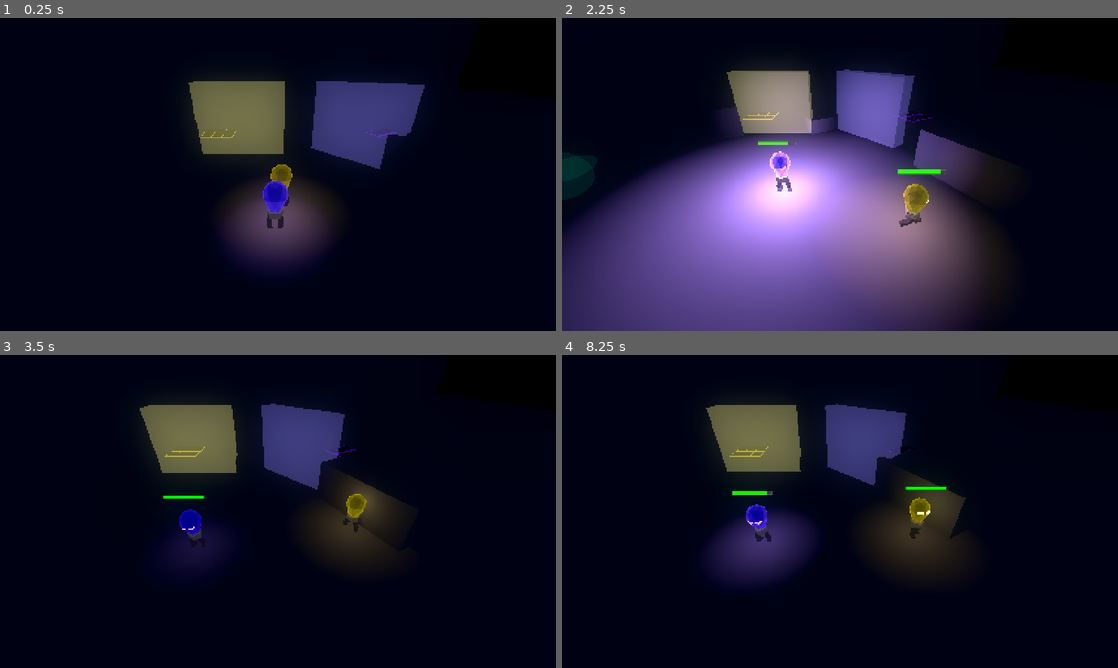
Above: before the commit, frames 1-4 (two rows, left to right).
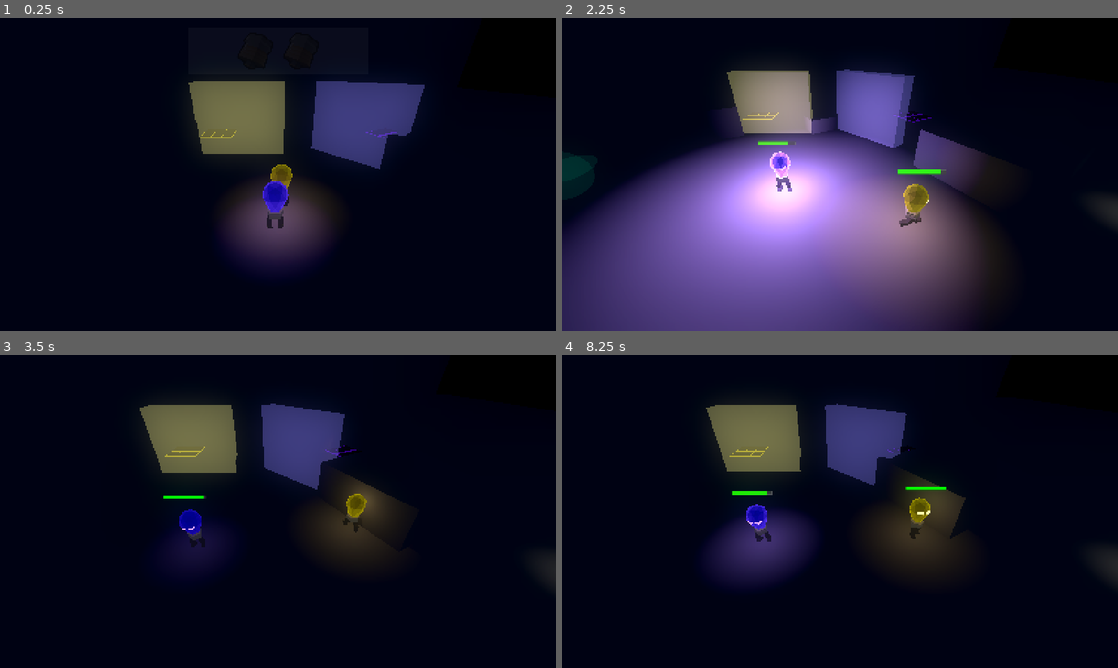
Above: after the commit, the same moments.

Repository: LowPolyFreak/EllieDeesAdventure
Game: Godot game, scene res://Scenes/main.tscn
Same seed, same stepped clock (60 frames per second), same inputs: the game is played once before the commit and once after it.
Inputs:
- Up to frame 1 (0.25 s): no input
- Up to frame 2 (2.25 s): hold D (right_p1) 0.53-1.28 s; tap Down (down_p2) at 0.6 s; tap Space (jump_p1) at 0.77, 1.52 s; hold S (down_p1) 1.28-2.03 s; tap Shift (glow_p1) at 1.35 s; hold D (right_p1) from 2.03 s (still down); tap Keypad 0 (glow_p2) at 2.1 s
- Up to frame 3 (3.5 s): release D (right_p1) at 2.78 s; hold W (up_p1) from 2.78 s (still down); tap E (interact) at 2.85 s; tap Space (jump_p1) at 3.02 s
- Up to frame 4 (8.25 s): release W (up_p1) at 3.53 s; hold A (left_p1) 3.53-5.03 s; tap Left (left_p2) at 3.6 s; tap Space (jump_p1) at 3.77, 4.52, 6.02, 6.77, 7.52 s; tap Right (right_p2) at 4.35 s; hold S (down_p1) 5.03-5.78 s; tap Up (up_p2) at 5.1 s; hold D (right_p1) 5.78-6.53 s; tap Down (down_p2) at 5.85 s; hold W (up_p1) 6.53-7.28 s; tap Shift (glow_p1) at 6.6 s; hold D (right_p1) 7.28-8.03 s; tap Keypad 0 (glow_p2) at 7.35 s; hold S (down_p1) from 8.03 s (still down); hold E (interact) from 8.03 s (still down)

The runs differ from the first frame. In frame 2, 0.2% of the frame differs, in the area x 96-100%, y 58-66%; in frame 3, 0.1%; in frame 4, 0.2%, in the area x 96-100%, y 62-73%.

Commit message:
Fuse and ghost polish

Diff:
--- /dev/null
+++ b/Scenes/UI/fuse_collected.tscn
@@ -0,0 +1,7 @@
+[gd_scene load_steps=2 format=3 uid="uid://bhilcw3j6k575"]
+
+[ext_resource type="Texture2D" uid="uid://c1pdjo058c2q8" path="res://Textures/Fuse_Render.png" id="1_lgx0r"]
+
+[node name="FuseCollected" type="TextureRect"]
+texture = ExtResource("1_lgx0r")
+expand_mode = 3
--- /dev/null
+++ b/Scenes/UI/fuse_not_collected.tscn
@@ -0,0 +1,8 @@
+[gd_scene load_steps=2 format=3 uid="uid://dtbv247qb2gsh"]
+
+[ext_resource type="Texture2D" uid="uid://c1pdjo058c2q8" path="res://Textures/Fuse_Render.png" id="1_ncvin"]
+
+[node name="FuseNotCollected" type="TextureRect"]
+modulate = Color(0.12, 0.12, 0.12, 0.52549)
+texture = ExtResource("1_ncvin")
+expand_mode = 3
--- a/Scenes/ellie.tscn
+++ b/Scenes/ellie.tscn
@@ -139,17 +139,17 @@
 [node name="EllieModel" parent="." instance=ExtResource("2_mu1gt")]
 
 [node name="Skeleton3D" parent="EllieModel/Armature" index="0"]
-bones/0/position = Vector3(0.0119382, 0.475336, -0.0301613)
-bones/0/rotation = Quaternion(-0.00971032, -0.00219071, -0.00154972, 0.999949)
-bones/1/rotation = Quaternion(0.0578403, -0.151149, 0.970396, 0.179275)
+bones/0/position = Vector3(0.0121967, 0.474393, -0.0310954)
+bones/0/rotation = Quaternion(-0.0194506, -0.00289059, -0.00164827, 0.999805)
+bones/1/rotation = Quaternion(0.0605107, -0.161028, 0.968314, 0.181044)
 bones/1/scale = Vector3(1, 1, 1)
-bones/2/rotation = Quaternion(0.477832, -0.00376611, 0.223334, 0.849579)
-bones/3/rotation = Quaternion(-0.873311, -0.0153211, -0.0257289, 0.486242)
+bones/2/rotation = Quaternion(0.48169, -0.00375433, 0.225138, 0.84692)
+bones/3/rotation = Quaternion(-0.875106, -0.013935, -0.0248939, 0.48309)
 bones/3/scale = Vector3(1, 1, 1)
-bones/4/rotation = Quaternion(-0.0370894, -0.157955, 0.975621, -0.14778)
+bones/4/rotation = Quaternion(-0.0373008, -0.168887, 0.973706, -0.148264)
 bones/4/scale = Vector3(1, 1, 1)
-bones/5/rotation = Quaternion(0.486752, 0.00373867, -0.227503, 0.843387)
-bones/6/rotation = Quaternion(-0.880126, 0.020102, 0.0645014, 0.469909)
+bones/5/rotation = Quaternion(0.491023, 0.00372528, -0.2295, 0.840364)
+bones/6/rotation = Quaternion(-0.88199, 0.0190852, 0.0653347, 0.466327)
 bones/6/scale = Vector3(1, 1, 1)
 bones/7/position = Vector3(-0.187498, 0.245262, -0.282433)
 bones/8/position = Vector3(-0.170884, 0.0506439, 0.0332276)
@@ -162,7 +162,7 @@
 bones/10/scale = Vector3(1, 1, 1)
 
 [node name="BoneAttachment3D" parent="EllieModel/Armature/Skeleton3D" index="0"]
-transform = Transform3D(0.999986, 0.00314183, -0.00435109, -0.00305674, 0.999807, 0.0194265, 0.00441129, -0.0194129, 0.999802, 0.0119382, 0.475336, -0.0301613)
+transform = Transform3D(0.999978, 0.00340835, -0.00571593, -0.00318346, 0.999238, 0.0389032, 0.00584417, -0.0388841, 0.999227, 0.0121967, 0.474393, -0.0310954)
 
 [node name="OmniLight3D" parent="EllieModel/Armature/Skeleton3D/BoneAttachment3D" index="0"]
 light_energy = 0.25
--- /dev/null
+++ b/Scenes/fuse.tscn
@@ -0,0 +1,110 @@
+[gd_scene load_steps=9 format=3 uid="uid://bmvm5axb2vbpd"]
+
+[ext_resource type="PackedScene" uid="uid://cudcc56j72mde" path="res://Models/Fuse.glb" id="1_h4op5"]
+[ext_resource type="Script" path="res://Scripts/fuse.gd" id="1_jno4j"]
+[ext_resource type="PackedScene" uid="uid://dv2n1140vgyl3" path="res://VFX/collectible_vfx.tscn" id="2_fux8l"]
+[ext_resource type="AudioStream" uid="uid://ddmrgnsuukkah" path="res://Audio/SFX/PUZZLE_Success_Bright_Voice_Two_Note_Fast_Delay_stereo.wav" id="4_dae5w"]
+
+[sub_resource type="SphereShape3D" id="SphereShape3D_502bw"]
+radius = 1.0
+
+[sub_resource type="Animation" id="Animation_su1px"]
+length = 0.001
+tracks/0/type = "value"
+tracks/0/imported = false
+tracks/0/enabled = false
+tracks/0/path = NodePath("Center:position")
+tracks/0/interp = 1
+tracks/0/loop_wrap = true
+tracks/0/keys = {
+"times": PackedFloat32Array(0),
+"transitions": PackedFloat32Array(1),
+"update": 0,
+"values": [Vector3(0, 0.596607, 0)]
+}
+tracks/1/type = "value"
+tracks/1/imported = false
+tracks/1/enabled = false
+tracks/1/path = NodePath("Center:rotation")
+tracks/1/interp = 1
+tracks/1/loop_wrap = true
+tracks/1/keys = {
+"times": PackedFloat32Array(0),
+"transitions": PackedFloat32Array(1),
+"update": 0,
+"values": [Vector3(0, 0, -0.284366)]
+}
+
+[sub_resource type="Animation" id="Animation_n85ud"]
+resource_name = "idle"
+length = 3.0
+loop_mode = 1
+tracks/0/type = "value"
+tracks/0/imported = false
+tracks/0/enabled = true
+tracks/0/path = NodePath("Center:position")
+tracks/0/interp = 2
+tracks/0/loop_wrap = true
+tracks/0/keys = {
+"times": PackedFloat32Array(0, 1.5),
+"transitions": PackedFloat32Array(1, 1),
+"update": 0,
+"values": [Vector3(0, 0.596607, 0), Vector3(0, 0.802695, 0)]
+}
+tracks/1/type = "value"
+tracks/1/imported = false
+tracks/1/enabled = true
+tracks/1/path = NodePath("Center:rotation")
+tracks/1/interp = 1
+tracks/1/loop_wrap = true
+tracks/1/keys = {
+"times": PackedFloat32Array(0, 3),
+"transitions": PackedFloat32Array(1, 1),
+"update": 0,
+"values": [Vector3(0, 0, -0.284366), Vector3(0, 6.26573, -0.284489)]
+}
+
+[sub_resource type="AnimationLibrary" id="AnimationLibrary_1gs8x"]
+_data = {
+"RESET": SubResource("Animation_su1px"),
+"idle": SubResource("Animation_n85ud")
+}
+
+[node name="Fuse" type="Area3D"]
+collision_mask = 2
+script = ExtResource("1_jno4j")
+
+[node name="IdleLight" type="OmniLight3D" parent="."]
+transform = Transform3D(1, -1.06534e-08, -9.00774e-16, 1.06534e-08, 1, 8.45528e-08, 0, -8.45528e-08, 1, -0.422835, 1.36938, 0.777619)
+light_color = Color(0.798701, 0.782269, 0.714511, 1)
+light_energy = 0.2
+omni_range = 2.5
+
+[node name="Center" type="Node3D" parent="."]
+transform = Transform3D(-0.594176, -0.173721, -0.785351, -0.280625, 0.959817, -5.15129e-08, 0.753794, 0.220389, -0.619051, 0, 0.76047, 0)
+
+[node name="Fuse2" parent="Center" instance=ExtResource("1_h4op5")]
+transform = Transform3D(1, 0, 0, 0, 1, 0, 0, 0, 1, 0, -0.413927, 0)
+
+[node name="CollectibleVFX" parent="Center" instance=ExtResource("2_fux8l")]
+
+[node name="CollisionShape3D" type="CollisionShape3D" parent="."]
+transform = Transform3D(1, 0, 0, 0, 1, 0, 0, 0, 1, 0, 0.641543, 0)
+shape = SubResource("SphereShape3D_502bw")
+
+[node name="AnimationPlayer" type="AnimationPlayer" parent="."]
+libraries = {
+"": SubResource("AnimationLibrary_1gs8x")
+}
+autoplay = "idle"
+
+[node name="CollectedSFX" type="AudioStreamPlayer3D" parent="."]
+stream = ExtResource("4_dae5w")
+volume_db = -10.0
+pitch_scale = 0.7
+
+[node name="OmniLight3D" type="OmniLight3D" parent="."]
+transform = Transform3D(1, 0, 0, 0, 1, 0, 0, 0, 1, 0, 0.797057, 0)
+visible = false
+
+[connection signal="body_entered" from="." to="." method="_on_body_entered"]
--- a/Scenes/main.tscn
+++ b/Scenes/main.tscn
@@ -1,14 +1,18 @@
-[gd_scene load_steps=22 format=3 uid="uid://d77j3ls5t155"]
+[gd_scene load_steps=26 format=3 uid="uid://d77j3ls5t155"]
 
 [ext_resource type="Script" path="res://Scripts/main.gd" id="1_oa6h7"]
 [ext_resource type="PackedScene" uid="uid://csgj0877gbjpp" path="res://Scenes/ellie.tscn" id="1_tsqy0"]
 [ext_resource type="PackedScene" uid="uid://b004s5usrh0un" path="res://Scenes/dee.tscn" id="2_2yub6"]
+[ext_resource type="PackedScene" uid="uid://bmvm5axb2vbpd" path="res://Scenes/fuse.tscn" id="2_dthhh"]
 [ext_resource type="Script" path="res://Scripts/camera_follow.gd" id="3_8lji5"]
 [ext_resource type="PackedScene" uid="uid://cttyrmjn3obow" path="res://Scenes/solar_pannel_ellie.tscn" id="5_deuj4"]
 [ext_resource type="PackedScene" uid="uid://bpq6npjirkduk" path="res://Scenes/solar_pannel_dee.tscn" id="6_wtyoi"]
 [ext_resource type="PackedScene" uid="uid://c8g6p70g0qwmw" path="res://Scenes/barrier_ellie.tscn" id="7_aqcey"]
 [ext_resource type="PackedScene" uid="uid://cm6g8i7fyfbro" path="res://Scenes/barrier_dee.tscn" id="8_ku7kt"]
 [ext_resource type="PackedScene" uid="uid://bdpxo5mey5nkd" path="res://Scenes/ghost.tscn" id="9_4mx7m"]
+[ext_resource type="Script" path="res://Scripts/fuse_container.gd" id="10_p4jaq"]
+[ext_resource type="PackedScene" uid="uid://bhilcw3j6k575" path="res://Scenes/UI/fuse_collected.tscn" id="11_3lmyk"]
+[ext_resource type="PackedScene" uid="uid://dtbv247qb2gsh" path="res://Scenes/UI/fuse_not_collected.tscn" id="12_y6hrj"]
 
 [sub_resource type="ProceduralSkyMaterial" id="ProceduralSkyMaterial_75w87"]
 sky_horizon_color = Color(0.64625, 0.65575, 0.67075, 1)
@@ -149,6 +153,14 @@
 [node name="CollisionShape3D" type="CollisionShape3D" parent="BG/Block2/StaticBody3D"]
 shape = SubResource("ConcavePolygonShape3D_ts4oa")
 
+[node name="Collectibles" type="Node3D" parent="." groups=["CollectibleCtn"]]
+
+[node name="Fuse" parent="Collectibles" instance=ExtResource("2_dthhh")]
+transform = Transform3D(1, 0, 0, 0, 1, 0, 0, 0, 1, 14.0094, 4.76837e-07, 1.58887)
+
+[node name="Fuse2" parent="Collectibles" instance=ExtResource("2_dthhh")]
+transform = Transform3D(1, 0, 0, 0, 1, 0, 0, 0, 1, 19.1519, 4.76837e-07, 5.39434)
+
 [node name="Ellie" parent="." instance=ExtResource("1_tsqy0")]
 transform = Transform3D(1, 0, 0, 0, 1, 0, 0, 0, 1, 0.0142994, 0, -1.2378)
 
@@ -222,6 +234,68 @@
 [node name="Marker3D3" type="Marker3D" parent="Patrol_Points/level_1_1"]
 transform = Transform3D(1, 0, 0, 0, 1, 0, 0, 0, 1, -8.41528, 0, 6)
 
+[node name="UI" type="Control" parent="."]
+layout_mode = 3
+anchors_preset = 15
+anchor_right = 1.0
+anchor_bottom = 1.0
+grow_horizontal = 2
+grow_vertical = 2
+
+[node name="MarginContainer" type="MarginContainer" parent="UI"]
+layout_mode = 1
+anchors_preset = 15
+anchor_right = 1.0
+anchor_bottom = 1.0
+grow_horizontal = 2
+grow_vertical = 2
+theme_override_constants/margin_left = 10
+theme_override_constants/margin_top = 10
+theme_override_constants/margin_right = 10
+theme_override_constants/margin_bottom = 10
+
+[node name="FuseBar" type="Control" parent="UI/MarginContainer"]
+custom_minimum_size = Vector2(200, 30)
+layout_mode = 2
+size_flags_horizontal = 4
+size_flags_vertical = 0
+
+[node name="ColorRect" type="ColorRect" parent="UI/MarginContainer/FuseBar"]
+layout_mode = 1
+anchors_preset = 15
+anchor_right = 1.0
+anchor_bottom = 1.0
+offset_left = 31.0
+offset_top = -3.0
+offset_right = -31.0
+offset_bottom = 3.0
+grow_horizontal = 2
+grow_vertical = 2
+color = Color(1, 1, 1, 0.0392157)
+
+[node name="FuseContainer" type="HBoxContainer" parent="UI/MarginContainer/FuseBar"]
+layout_mode = 1
+anchors_preset = 15
+anchor_right = 1.0
+anchor_bottom = 1.0
+grow_horizontal = 2
+grow_vertical = 2
+theme_override_constants/separation = 5
+alignment = 1
+script = ExtResource("10_p4jaq")
+
+[node name="FuseCollected" parent="UI/MarginContainer/FuseBar/FuseContainer" instance=ExtResource("11_3lmyk")]
+layout_mode = 2
+
+[node name="FuseCollected2" parent="UI/MarginContainer/FuseBar/FuseContainer" instance=ExtResource("11_3lmyk")]
+layout_mode = 2
+
+[node name="FuseNotCollected" parent="UI/MarginContainer/FuseBar/FuseContainer" instance=ExtResource("12_y6hrj")]
+layout_mode = 2
+
+[node name="FuseNotCollected2" parent="UI/MarginContainer/FuseBar/FuseContainer" instance=ExtResource("12_y6hrj")]
+layout_mode = 2
+
 [connection signal="timeout" from="CameraFollow/UpdateTimer" to="CameraFollow" method="_on_update_timer_timeout"]
 
 [editable path="Ghost"]
--- a/Scenes/solar_pannel_ellie.tscn
+++ b/Scenes/solar_pannel_ellie.tscn
@@ -60,7 +60,8 @@
 transform = Transform3D(1, 0, 0, 0, 1, 0, 0, 0, 1, 0, 4.51504, 0)
 visible = false
 light_energy = 3.0
-omni_range = 20.0
+shadow_enabled = true
+omni_range = 12.0
 
 [node name="SubViewport" type="SubViewport" parent="."]
 disable_3d = true
--- a/Scripts/chase_component.gd
+++ b/Scripts/chase_component.gd
@@ -12,11 +12,8 @@
 
 
 func _ready():
-	printt(target, user)
 	if !target:
-		print("no target, looking for group")
 		target = get_tree().get_first_node_in_group(fallback_target_group)
-		print(target)
 	if !enable_on_load:
 		leave_state()
 
--- a/Scripts/follow_behind.gd
+++ b/Scripts/follow_behind.gd
@@ -43,5 +43,4 @@
 		else:
 			update_timer.start(update_time)
 	else:
-		print("No target to follow, stopping!")
 		active = false
--- /dev/null
+++ b/Scripts/fuse.gd
@@ -0,0 +1,22 @@
+extends Area3D
+
+const COLLECTING_VFX = preload("res://VFX/collecting_vfx.tscn")
+
+var collected: bool
+
+
+func _on_body_entered(body):
+	if body is Player and !collected:
+		$CollectedSFX.play()
+		collected = true
+		Globals.fuse_collected += 1
+		$Center.hide()
+		$OmniLight3D.show()
+		var collect_vfx = COLLECTING_VFX.instantiate()
+		add_child(collect_vfx)
+		collect_vfx.global_position = $Center.global_position
+		collect_vfx.emitting = true
+		var tween = create_tween()
+		tween.tween_property($OmniLight3D, "light_energy", 0.0, 1)
+		await tween.finished
+		queue_free()
--- /dev/null
+++ b/Scripts/fuse_container.gd
@@ -0,0 +1,31 @@
+extends HBoxContainer
+
+const FUSE_COLLECTED = preload("res://Scenes/UI/fuse_collected.tscn")
+const FUSE_NOT_COLLECTED = preload("res://Scenes/UI/fuse_not_collected.tscn")
+
+var collectible_ctn: Node3D
+var total_fuses: int
+
+@onready var fuse_bar = $".."
+
+# Called when the node enters the scene tree for the first time.
+func _ready():
+	collectible_ctn = get_tree().get_first_node_in_group("CollectibleCtn")
+	Globals.fuse_just_collected.connect(update_fuse_bar)
+	update_fuse_bar()
+
+
+func update_fuse_bar():
+	fuse_bar.modulate.a = 1.0
+	for i in get_children():
+		i.queue_free()
+	total_fuses = collectible_ctn.get_child_count()
+	for i in Globals.fuse_collected:
+		var collected_ui = FUSE_COLLECTED.instantiate()
+		add_child(collected_ui)
+	for i in total_fuses - Globals.fuse_collected:
+		var not_collected_ui = FUSE_NOT_COLLECTED.instantiate()
+		add_child(not_collected_ui)
+	await get_tree().create_timer(1).timeout
+	var tween = create_tween()
+	tween.tween_property(get_parent(), "modulate:a", 0.0, 1.0)
--- a/Scripts/ghost.gd
+++ b/Scripts/ghost.gd
@@ -48,8 +48,12 @@
 
 func entered_safe_zone():
 	chase_component.leave_state()
+	await get_tree().create_timer(0.5).timeout
 	patrol_component.enter_state()
-	var patrol_speed = patrol_component.patrol_speed
-	patrol_component.patrol_speed = patrol_component.patrol_speed * 2
-	await get_tree().create_timer(2).timeout
-	patrol_component.patrol_speed = patrol_speed
+	chasing = false
+	eyes.hide()
+	return
+	#var patrol_speed = patrol_component.patrol_speed
+	#patrol_component.patrol_speed = patrol_component.patrol_speed * 2
+	#await get_tree().create_timer(2).timeout
+	#patrol_component.patrol_speed = patrol_speed
--- a/Scripts/globals.gd
+++ b/Scripts/globals.gd
@@ -1,6 +1,12 @@
 extends Node
 
+signal fuse_just_collected
+
 var players = []
+var fuse_collected: int:
+	set(value):
+		fuse_collected = value
+		fuse_just_collected.emit()
 
 # Called when the node enters the scene tree for the first time.
 func _ready():
--- a/Scripts/solar_pannel.gd
+++ b/Scripts/solar_pannel.gd
@@ -60,7 +60,6 @@
 	else:
 		battery_bar_3d.value = power
 		charge_timer.start(charge_speed)
-	print(power)
 
 
 func _on_drain_timer_timeout():
--- /dev/null
+++ b/VFX/collectible_vfx.tscn
@@ -0,0 +1,29 @@
+[gd_scene load_steps=5 format=3 uid="uid://dv2n1140vgyl3"]
+
+[ext_resource type="PackedScene" uid="uid://cfuyixxgp2han" path="res://VFX/explosion_vfx_0.tscn" id="1_cbyx1"]
+
+[sub_resource type="Curve" id="Curve_yt02j"]
+max_value = 4.0
+_data = [Vector2(0, 4), 0.0, -0.0631872, 0, 0, Vector2(1, 0), -2.02198, 0.0, 0, 0]
+point_count = 2
+
+[sub_resource type="CurveTexture" id="CurveTexture_l5ns5"]
+curve = SubResource("Curve_yt02j")
+
+[sub_resource type="ParticleProcessMaterial" id="ParticleProcessMaterial_2qxrs"]
+lifetime_randomness = 0.2
+direction = Vector3(0, 1, 0)
+spread = 90.0
+initial_velocity_min = 2.0
+initial_velocity_max = 2.5
+gravity = Vector3(0, 0, 0)
+scale_curve = SubResource("CurveTexture_l5ns5")
+
+[node name="CollectibleVFX" instance=ExtResource("1_cbyx1")]
+emitting = true
+amount = 10
+lifetime = 1.0
+one_shot = false
+explosiveness = 0.0
+process_material = SubResource("ParticleProcessMaterial_2qxrs")
+script = null
--- /dev/null
+++ b/VFX/collecting_vfx.tscn
@@ -0,0 +1,19 @@
+[gd_scene load_steps=4 format=3 uid="uid://crpq6c5rub7rs"]
+
+[ext_resource type="PackedScene" uid="uid://cfuyixxgp2han" path="res://VFX/explosion_vfx_0.tscn" id="1_ggtve"]
+
+[sub_resource type="ParticleProcessMaterial" id="ParticleProcessMaterial_awkrq"]
+lifetime_randomness = 0.2
+direction = Vector3(0, 1, 0)
+spread = 90.0
+initial_velocity_min = 2.0
+initial_velocity_max = 5.0
+gravity = Vector3(0, 0, 0)
+
+[sub_resource type="BoxMesh" id="BoxMesh_e2l2j"]
+size = Vector3(0.3, 0.3, 0.3)
+
+[node name="CollectingVFX" instance=ExtResource("1_ggtve")]
+lifetime = 0.5
+process_material = SubResource("ParticleProcessMaterial_awkrq")
+draw_pass_1 = SubResource("BoxMesh_e2l2j")
--- a/VFX/explosion_vfx_0.tscn
+++ b/VFX/explosion_vfx_0.tscn
@@ -1,6 +1,6 @@
 [gd_scene load_steps=4 format=3 uid="uid://cfuyixxgp2han"]
 
-[ext_resource type="Script" path="res://Ressources/VFX/explosion_vfx_0.gd" id="1_7qk8e"]
+[ext_resource type="Script" path="res://VFX/explosion_vfx_0.gd" id="1_7qk8e"]
 
 [sub_resource type="ParticleProcessMaterial" id="ParticleProcessMaterial_twmnr"]
 lifetime_randomness = 0.2
--- a/project.godot
+++ b/project.godot
@@ -34,6 +34,7 @@
 CameraFollow=""
 Player_1=""
 Player_2=""
+CollectibleCtn=""
 
 [input]
 
Not shown, added: Audio/SFX/APPLIANCE_Fridge_Hum_03_Exterior_Top_loop_mono.wav.import
Not shown, added: Audio/SFX/PUZZLE_Success_Bright_Voice_Two_Note_Fast_Delay_stereo.wav.import
Binary file added: Models/Fuse.glb
Not shown, added: Models/Fuse.glb.import
Binary file added: Textures/Fuse_Render.png
Not shown, added: Textures/Fuse_Render.png.import
Not shown, added: Audio/SFX/APPLIANCE_Fridge_Hum_03_Exterior_Top_loop_mono.wav
Not shown, added: Audio/SFX/PUZZLE_Success_Bright_Voice_Two_Note_Fast_Delay_stereo.wav
